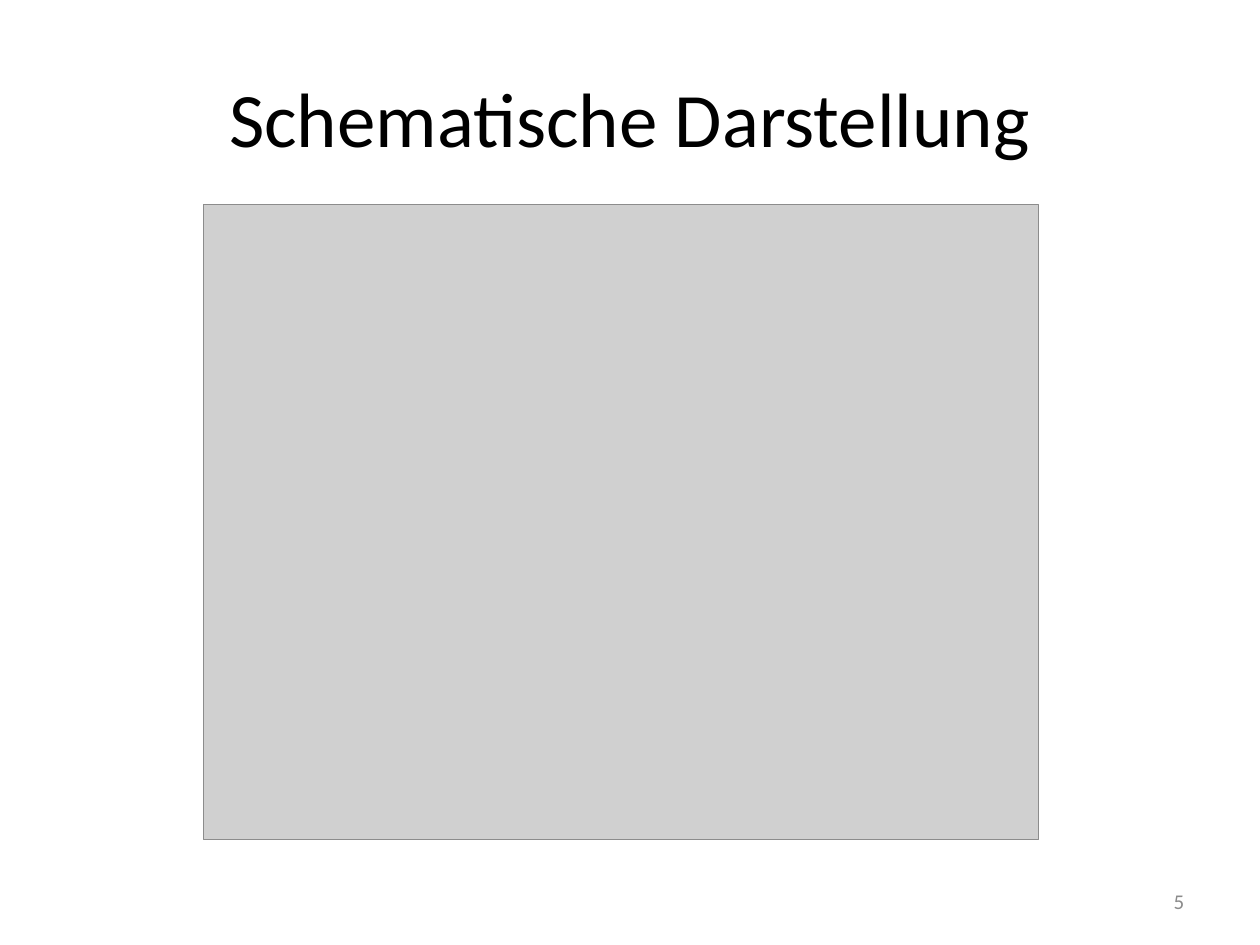
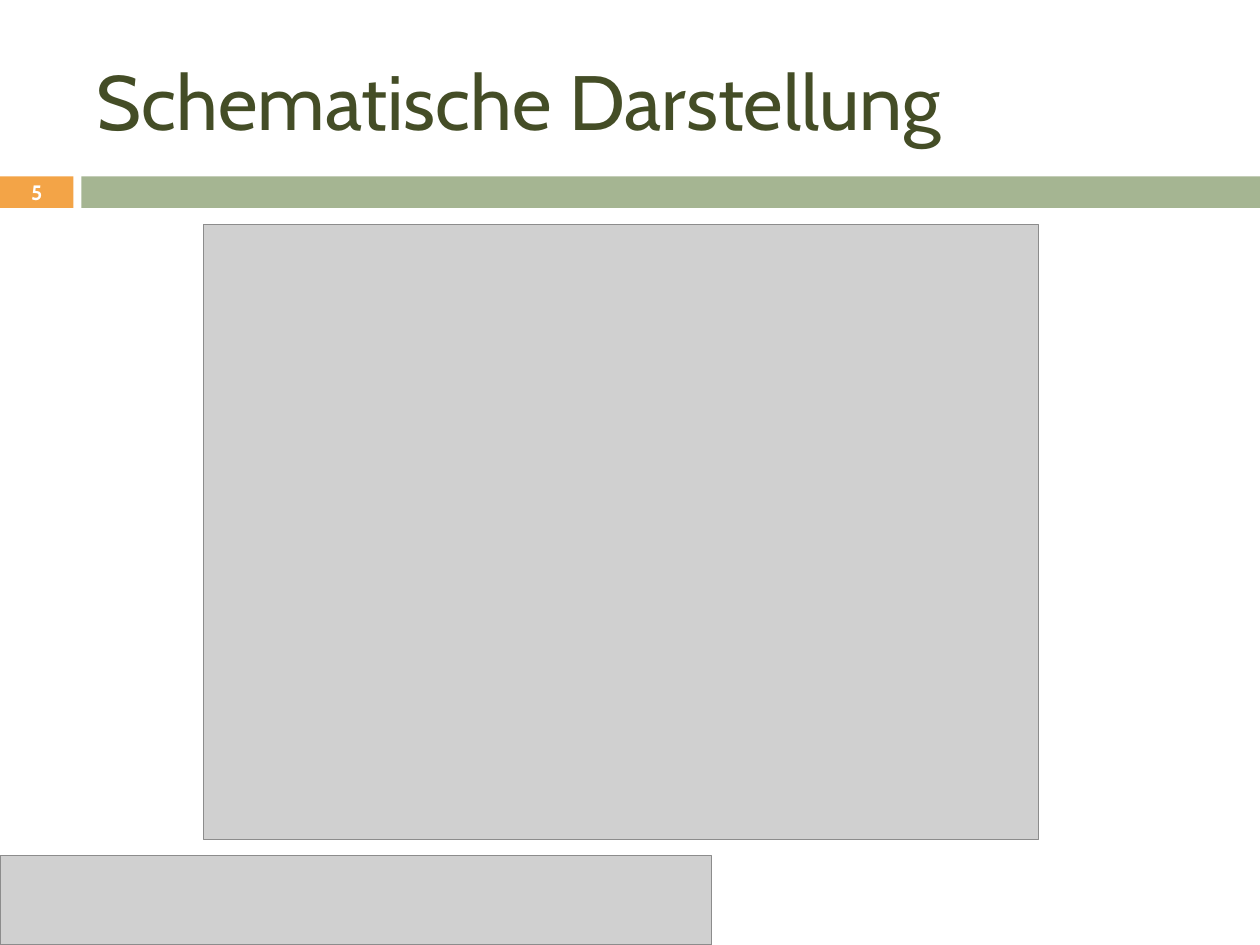
Before and after one commit to janhelmle/weiterbildung_fachinformatiker_ihk_projektantrag, a slide deck: slide 5 of praesentation/Projektpräsentation.pptx. Drawn at 1260x945 pixels with LibreOffice and Linux fonts; fonts in the diff are those of the drawing; grey boxes stand for pictures. Boxes give left, top, right and bottom in pixels: in the first picture for what was removed or moved away, otherwise in the second. Text is boxed around its words. In the diff, an @@ line names an element or a change of style, - is before the commit and + after.

```diff
--- a/praesentation/Projektpräsentation.pptx
+++ b/praesentation/Projektpräsentation.pptx
@@ title "Schematische Darstellung": place and size @@
-title "Schematische Darstellung" at (229,93,1030,161)
+title "Schematische Darstellung" at (97,72,941,147)
@@ title "Schematische Darstellung" at (97,72,941,147): font Calibri to Cabin, text colour #000000 to #444D26; alignment centre to left @@
@@ page number: place and size @@
-page number at (1174,895,1185,909)
+page number at (31,185,42,200)
@@ page number at (31,185,42,200): size 12 to 11.9 pt, font Calibri to Cabin, text colour #8C8C8C to #FFFFFF, bold on; alignment right to centre @@
@@ rectangle added at (0,176,73,208), fill #F3A447 @@
@@ rectangle added at (82,176,1260,208), fill #A5B592 @@
@@ picture: place and size @@
-picture at (203,204,1038,839)
+picture at (203,224,1038,839)
@@ picture added at (0,856,712,945) @@
```
Also in this commit, not shown: 16 other slides changed, 1 other file.
